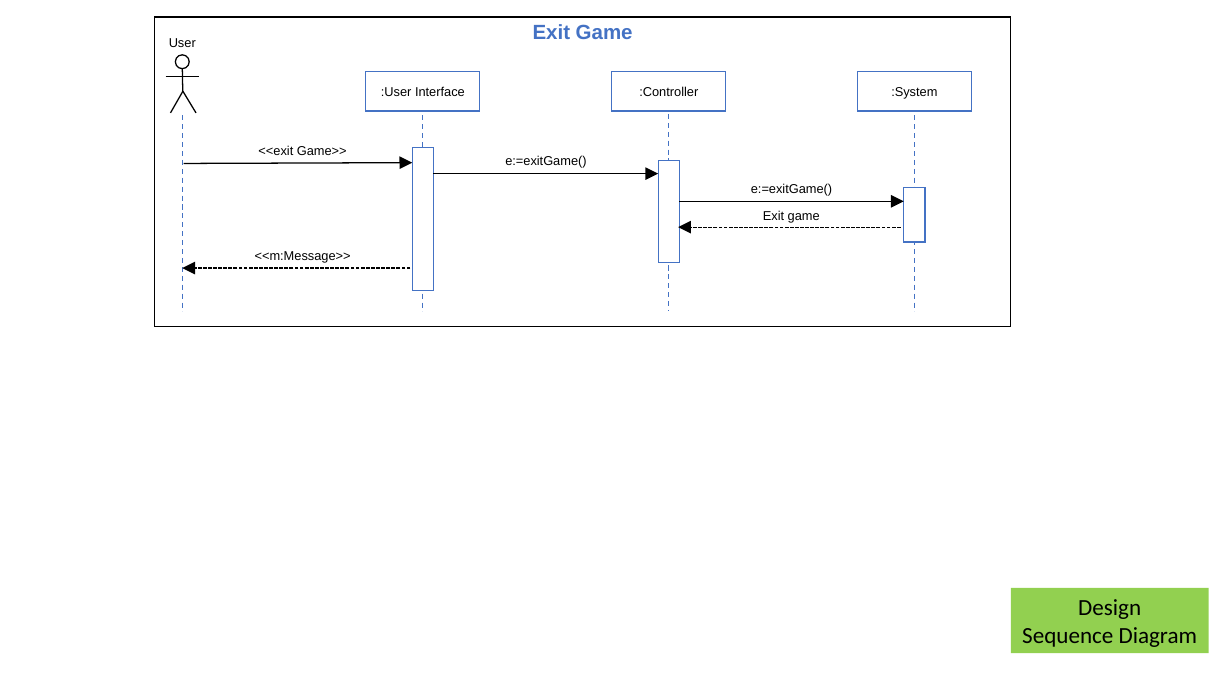
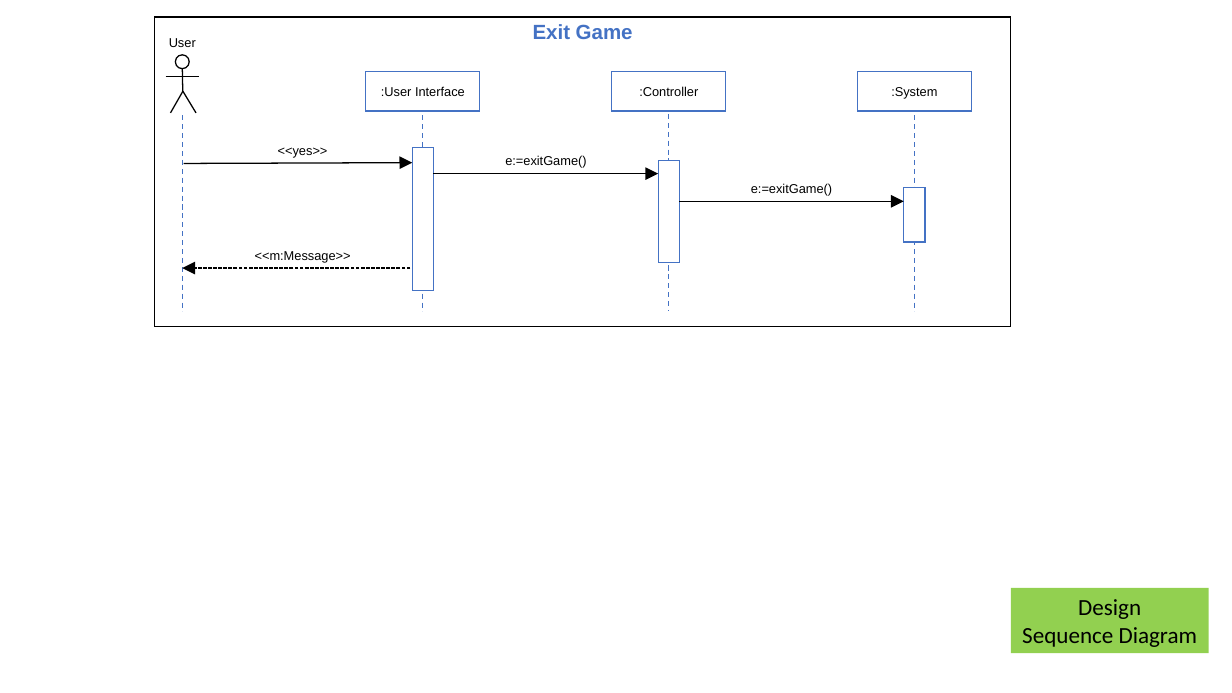
Before and after one commit to Eezby/Project-Burger, a slide deck: slide 6 of Documents/Deliverable drafts_&_templates/Deliverable 2/Sequence Diagram Source Graphics.pptx. Drawn at 1232x693 pixels with LibreOffice and Linux fonts; fonts in the diff are those of the drawing. Boxes give left, top, right and bottom in pixels: in the first picture for what was removed or moved away, otherwise in the second. Text is boxed around its words. In the diff, an @@ line names an element or a change of style, - is before the commit and + after.

```diff
--- a/Documents/Deliverable drafts_&_templates/Deliverable 2/Sequence Diagram Source Graphics.pptx
+++ b/Documents/Deliverable drafts_&_templates/Deliverable 2/Sequence Diagram Source Graphics.pptx
@@ text at [278, 147, 328, 158]: text changed @@
-<<exit Game>>
+<<yes>>
@@ arrow removed from (901, 227) to (678, 227) @@
@@ text removed at [763, 210, 820, 223] @@
-Exit game
```
Also in this commit, not shown: 7 other slides changed, 2 other files.
